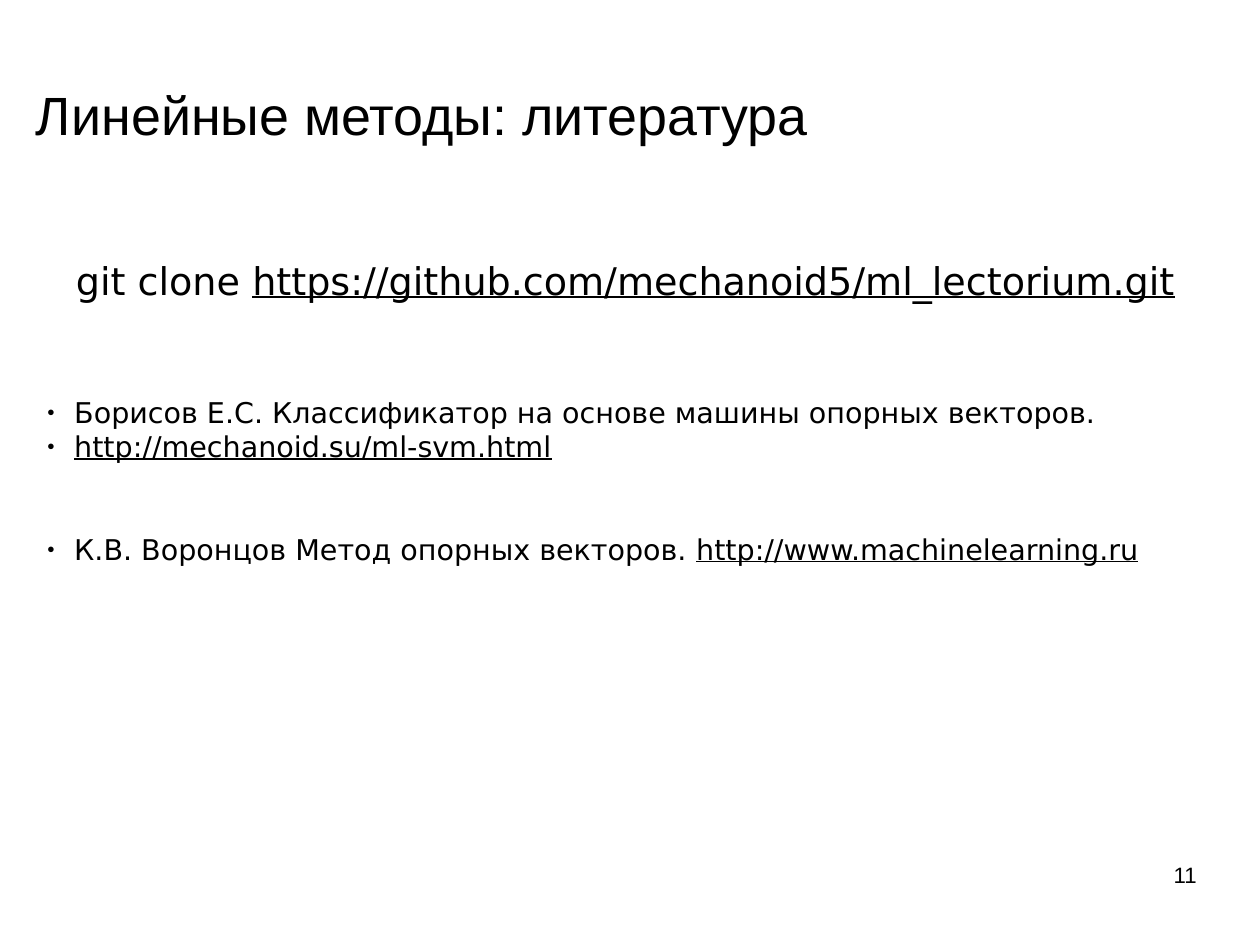
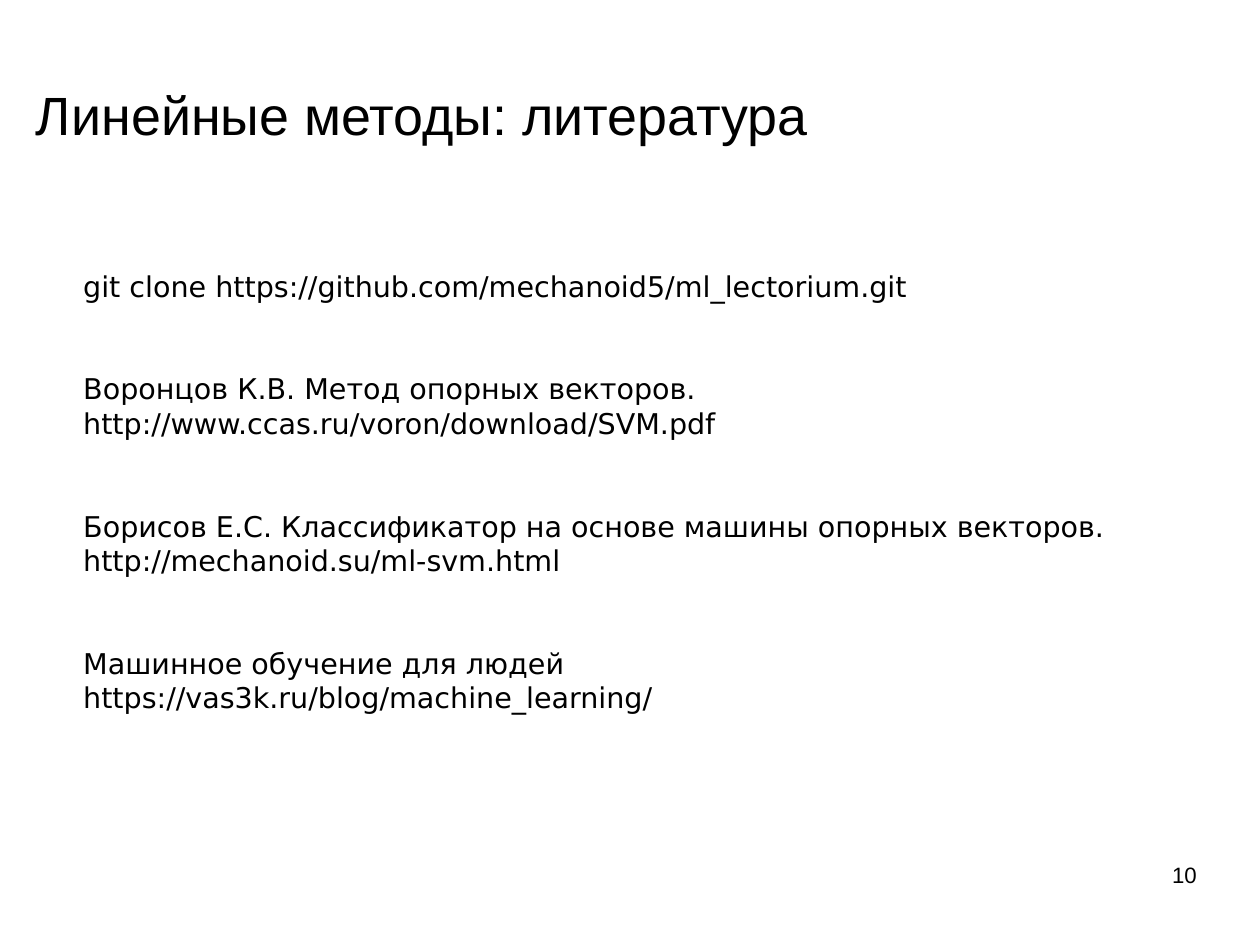
Before and after one commit to mechanoid5/ml_lectorium_legacy, a slide deck: slide 10 of 18-svm.odp (slide 11 before the commit). Drawn at 1260x945 pixels with LibreOffice and Linux fonts; fonts in the diff are those of the drawing; background and template pictures are left out. Boxes give left, top, right and bottom in pixels: in the first picture for what was removed or moved away, otherwise in the second. Text is boxed around its words. In the diff, an @@ line names an element or a change of style, - is before the commit and + after.

```diff
--- a/18-svm.odp
+++ b/18-svm.odp
@@ text "git clone https://github.com/mechanoid5/ml_lectorium.git" moved from (x1=74, y1=266, x2=1174, y2=566) to (x1=83, y1=275, x2=1104, y2=714) @@
@@ text at (x1=83, y1=275, x2=906, y2=303): size 24 to 18 pt in "git clone https://github.com/mechanoid5/ml_lectorium.git"; underline off in "https://github.com/mechanoid5/ml_lectorium.git"; alignment centre to left @@
@@ text at (x1=83, y1=378, x2=1104, y2=714): text changed @@
-● Борисов Е.С. Классификатор на основе машины опорных векторов.
-● http://mechanoid.su/ml-svm.html
-● К.В. Воронцов Метод опорных векторов. http://www.machinelearning.ru
+Воронцов К.В. Метод опорных векторов. http://www.ccas.ru/voron/download/SVM.pdf
+Борисов Е.С. Классификатор на основе машины опорных векторов. http://mechanoid.su/ml-svm.html
+Машинное обучение для людей https://vas3k.ru/blog/machine_learning/
@@ page number at (x1=1172, y1=867, x2=1197, y2=884): text changed @@
-11
+10
```
Also in this commit, not shown: 1 slide removed, 7 other files.
